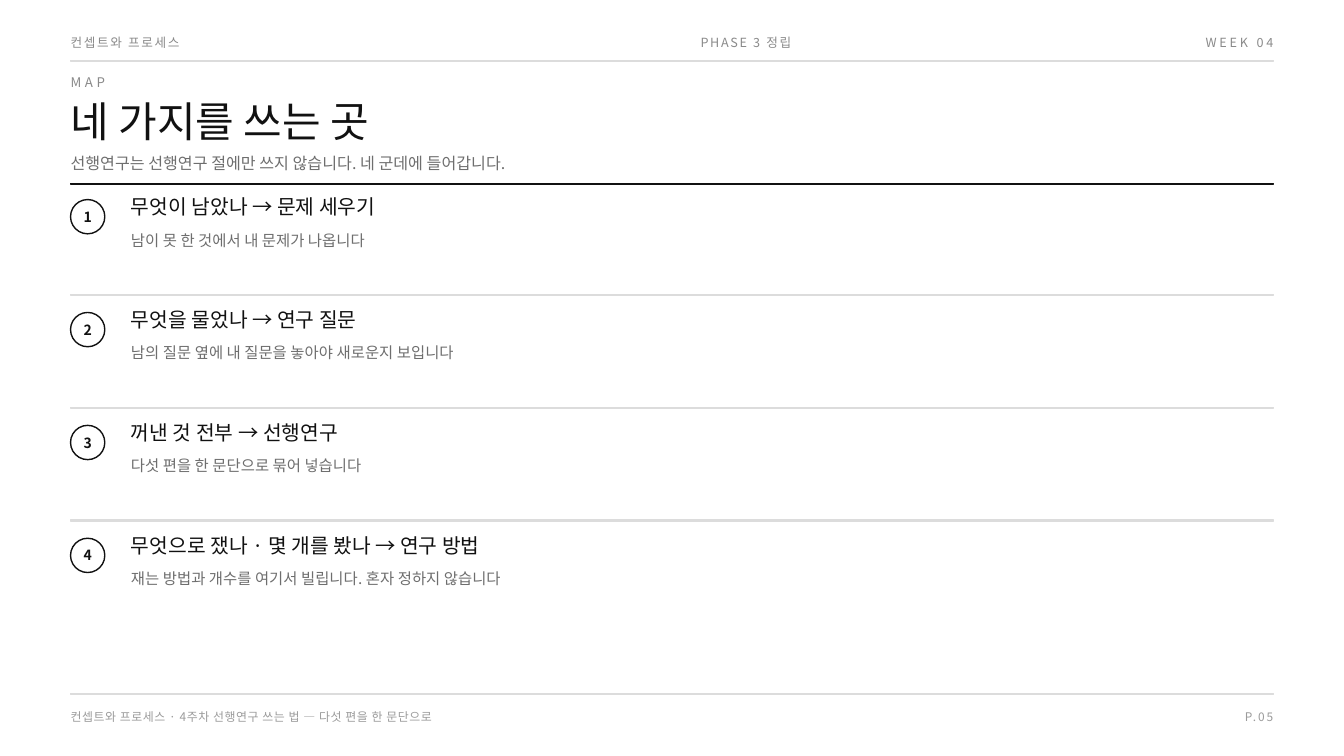
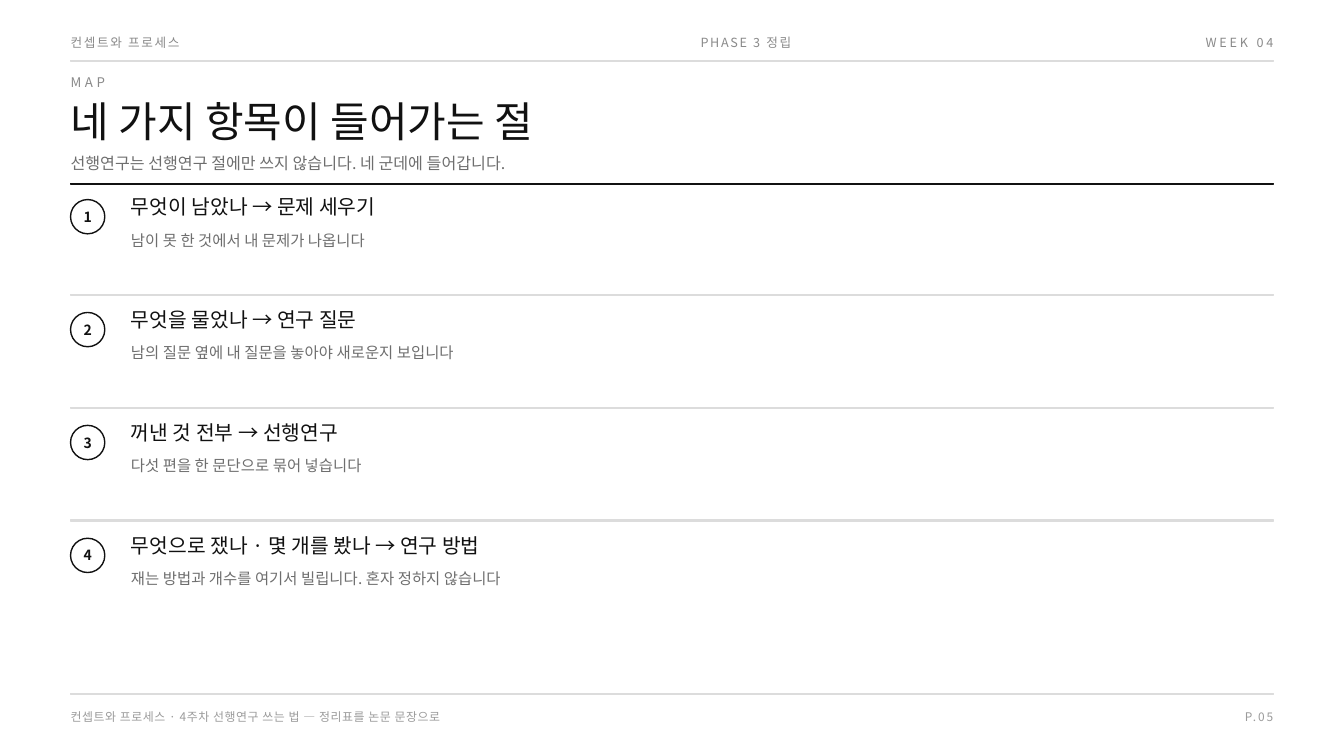
Before and after one commit to design-eng/MIN.D, a slide deck: slide 9 of dist/weeks-대학원/컨셉트와프로세스_04주차_선행연구쓰는법.pptx. Drawn at 1344x756 pixels with LibreOffice and Linux fonts; fonts in the diff are those of the drawing. Boxes give left, top, right and bottom in pixels: in the first picture for what was removed or moved away, otherwise in the second. Text is boxed around its words. In the diff, an @@ line names an element or a change of style, - is before the commit and + after.

```diff
--- a/dist/weeks-대학원/컨셉트와프로세스_04주차_선행연구쓰는법.pptx
+++ b/dist/weeks-대학원/컨셉트와프로세스_04주차_선행연구쓰는법.pptx
@@ text at bbox=[71, 102, 533, 141]: text changed @@
-네 가지를 쓰는 곳
+네 가지 항목이 들어가는 절
@@ text at bbox=[71, 711, 441, 722]: text changed @@
-컨셉트와 프로세스 · 4주차 선행연구 쓰는 법 — 다섯 편을 한 문단으로
+컨셉트와 프로세스 · 4주차 선행연구 쓰는 법 — 정리표를 논문 문장으로
```
Also in this commit, not shown: 17 other slides changed, 1 slide added, 5 other files.
